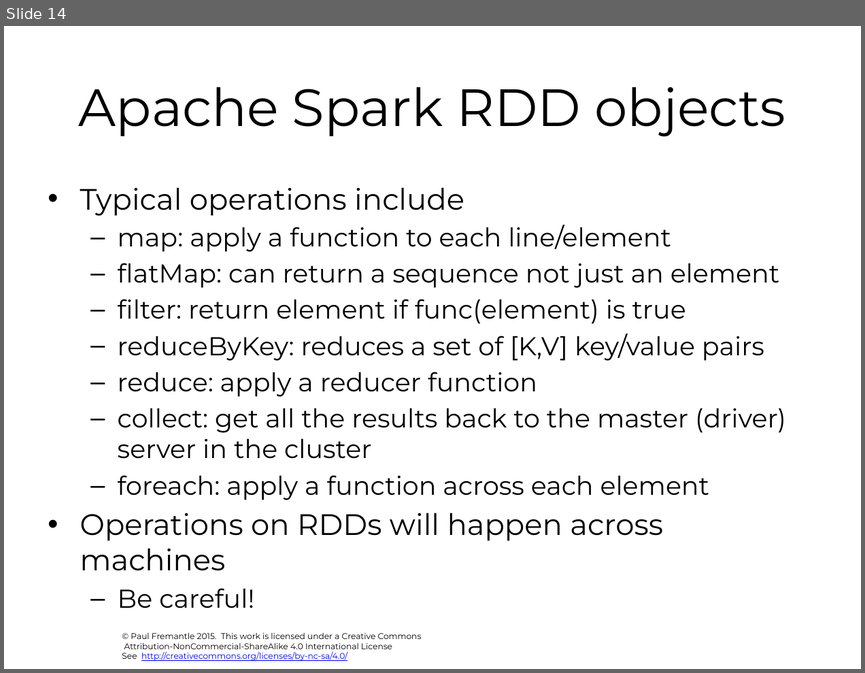
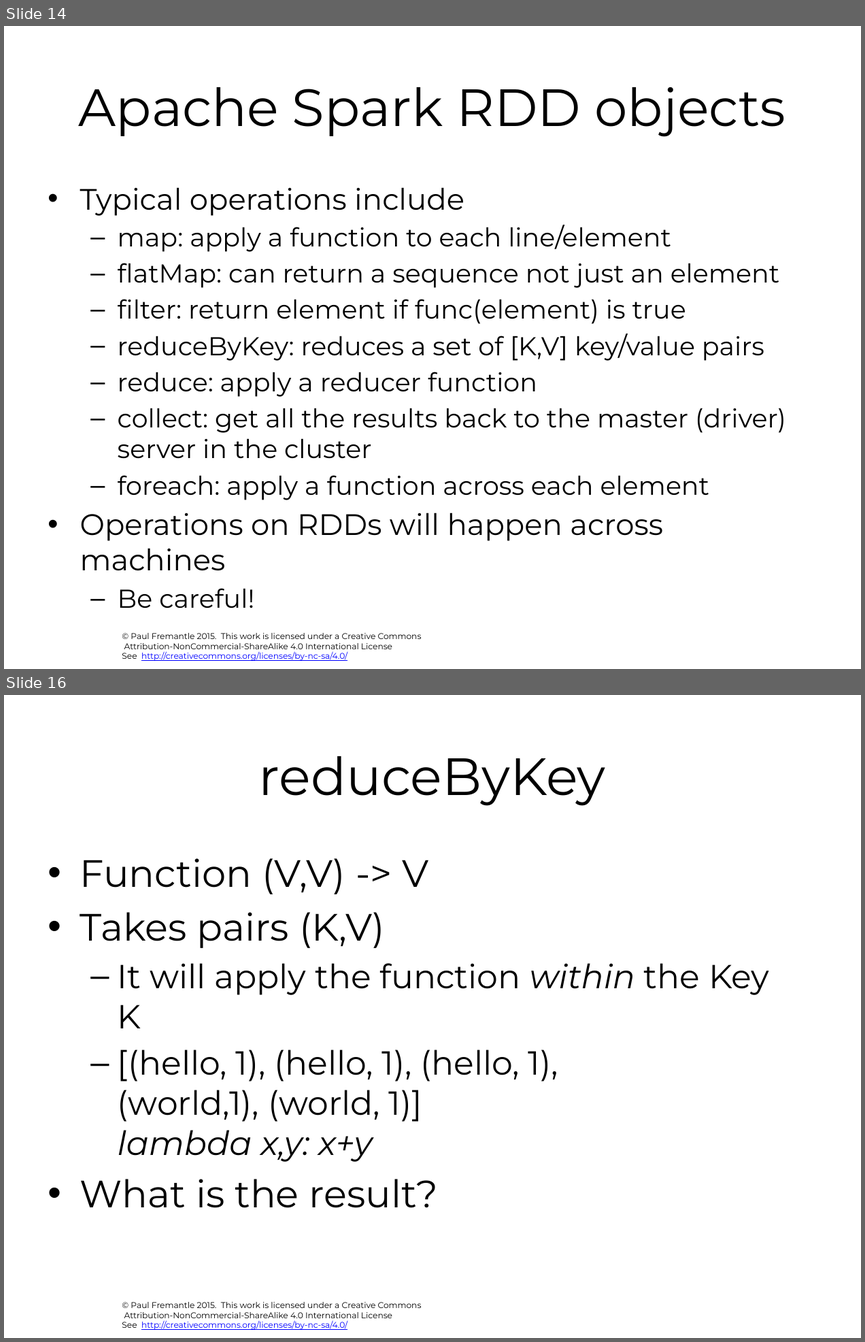
Before and after one commit to pzfreo/ox-clo, a slide deck: pres-source/07-spark-and-adjuncts.pptx. Shown one above the other, each under a label of ours: slide 14 before the commit, slides 14 and 16 after it; the slides between them are not shown. The pictures are 865x673 and 865x1342 pixels, drawn with LibreOffice and Linux fonts; fonts in the diff are those of the drawing; background and template pictures are left out. Boxes give left, top, right and bottom in pixels: in the first picture for what was removed or moved away, otherwise in the second. Text is boxed around its words. In the diff, an @@ line names an element or a change of style, - is before the commit and + after.

```diff
--- a/pres-source/07-spark-and-adjuncts.pptx
+++ b/pres-source/07-spark-and-adjuncts.pptx
@@ slide 16 added at bbox=[4, 695, 861, 1338], background #FFFFFF; not listed: 1 template element that a slide beside it also shows @@
@@ title added at bbox=[259, 756, 606, 806], 44 pt, text #000000 @@
+reduceByKey
@@ text added at bbox=[80, 858, 769, 1208], 28 pt, text #000000 @@
+• Function (V,V) -> V
+• Takes pairs (K,V)
+  – It will apply the function within the Key K
+  – [(hello, 1), (hello, 1), (hello, 1),
+    (world,1), (world, 1)]
+    lambda x,y: x+y
+• What is the result?
```
Also in this commit, not shown: 1 other slide added, 17 other files.
